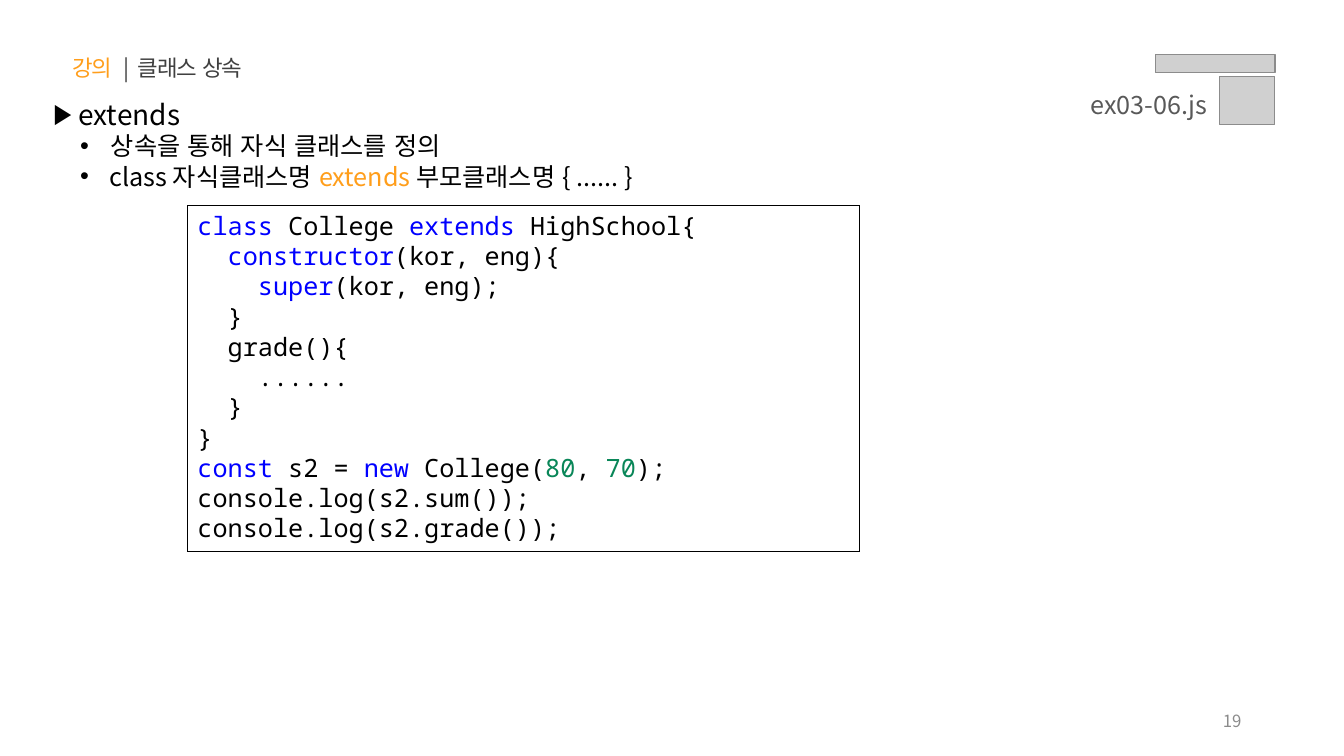
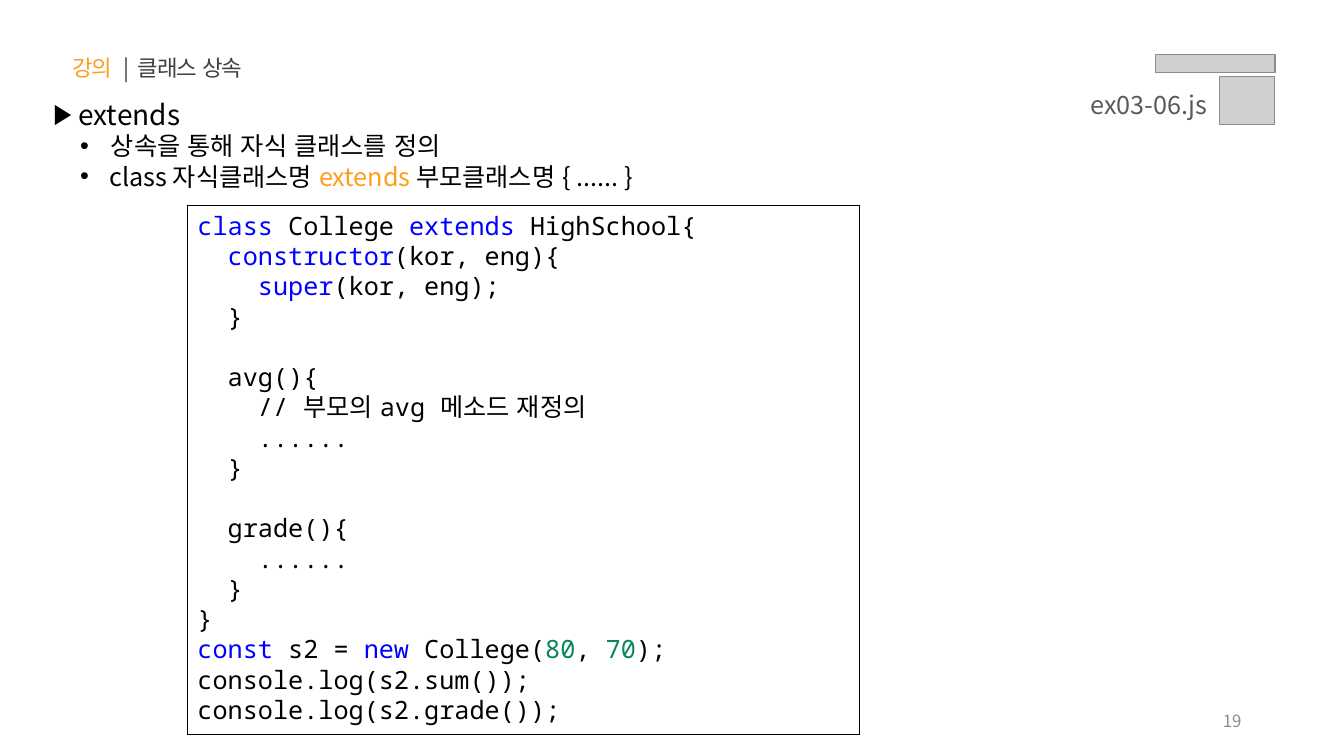
Before and after one commit to uzoolove/FES09-Javascript, a slide deck: slide 19 of PPT/03.자바스크립트 - 프로토타입, 상속과 클래스.pptx. Drawn at 1344x756 pixels with LibreOffice and Linux fonts; fonts in the diff are those of the drawing; grey boxes stand for pictures. Boxes give left, top, right and bottom in pixels: in the first picture for what was removed or moved away, otherwise in the second. Text is boxed around its words. In the diff, an @@ line names an element or a change of style, - is before the commit and + after.

```diff
--- a/PPT/03.자바스크립트 - 프로토타입, 상속과 클래스.pptx
+++ b/PPT/03.자바스크립트 - 프로토타입, 상속과 클래스.pptx
@@ rectangle "class College extends HighSchool{": place and size @@
-rectangle "class College extends HighSchool{" at [188,206,860,552]
+rectangle "class College extends HighSchool{" at [188,206,860,735]
@@ text in rectangle at [228,368,587,422]: paragraphs added @@
+}
+avg(){
+// 부모의 avg 메소드 재정의
+......
```
